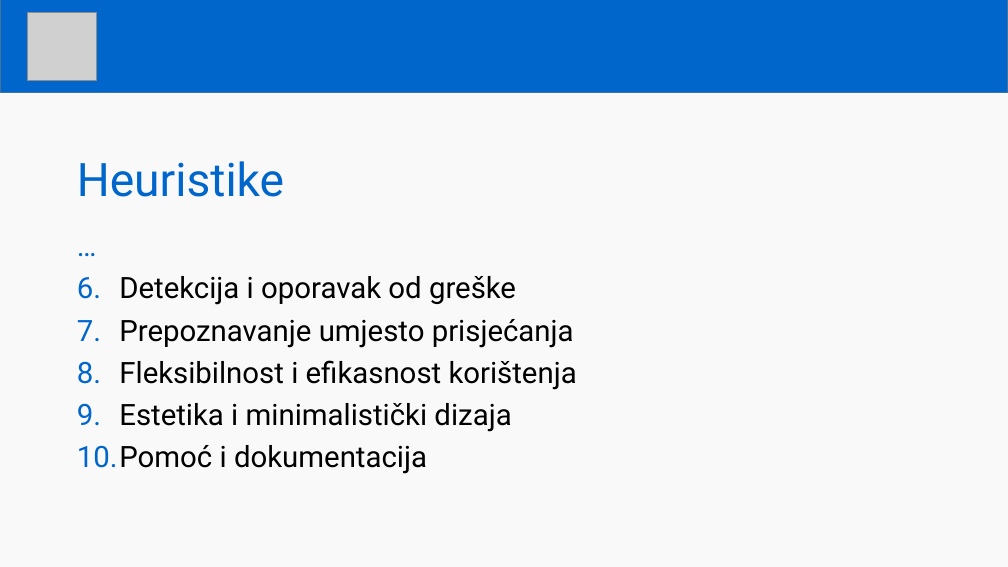
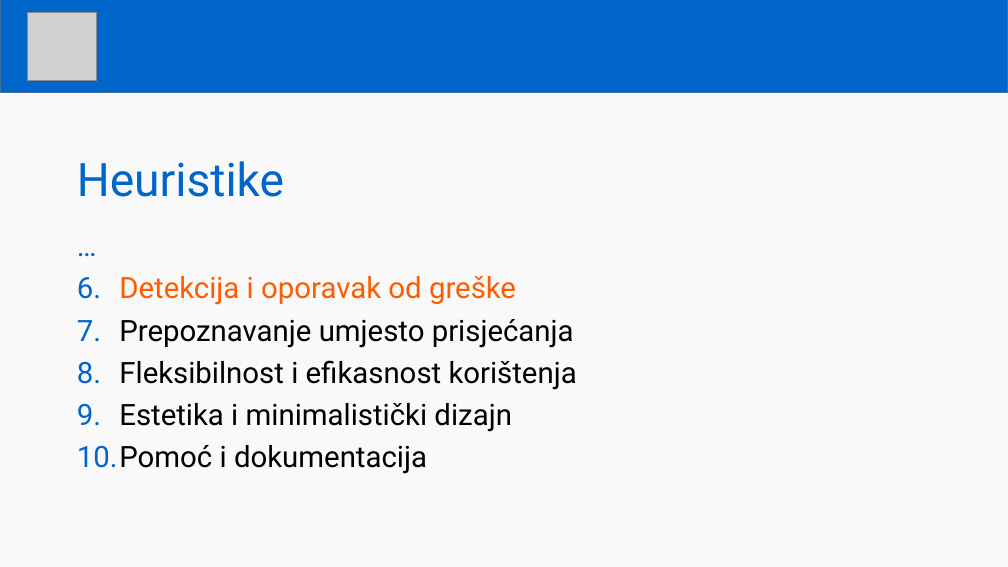
Before and after one commit to mirkobraic/HCIProject, a slide deck: slide 16 of docs/obrana/extreme-sports.pptx (slide 7 before the commit). Drawn at 1008x567 pixels with LibreOffice and Linux fonts; fonts in the diff are those of the drawing; grey boxes stand for pictures. Boxes give left, top, right and bottom in pixels: in the first picture for what was removed or moved away, otherwise in the second. Text is boxed around its words. In the diff, an @@ line names an element or a change of style, - is before the commit and + after.

Commit message:
ppt finished

```diff
--- a/docs/obrana/extreme-sports.pptx
+++ b/docs/obrana/extreme-sports.pptx
@@ text at [119, 276, 516, 305]: text colour #000000 to #FF5C01 in "Detekcija i oporavak od greške" @@
@@ text at [119, 403, 512, 432]: text changed @@
-9. Estetika i minimalistički dizaja
+9. Estetika i minimalistički dizajn
```
Also in this commit, not shown: 3 other slides changed, 18 slides added, 2 other files.
